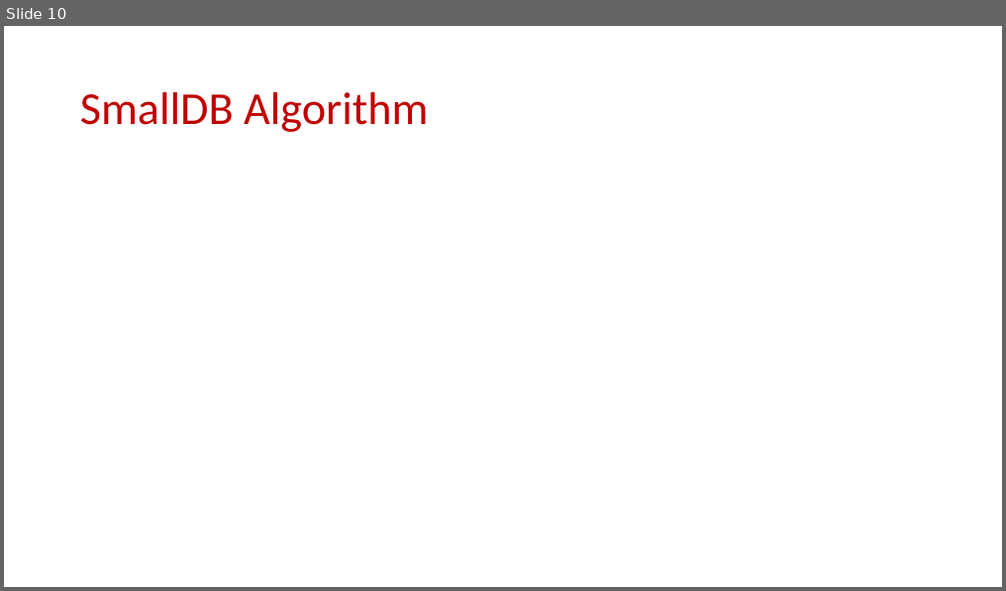
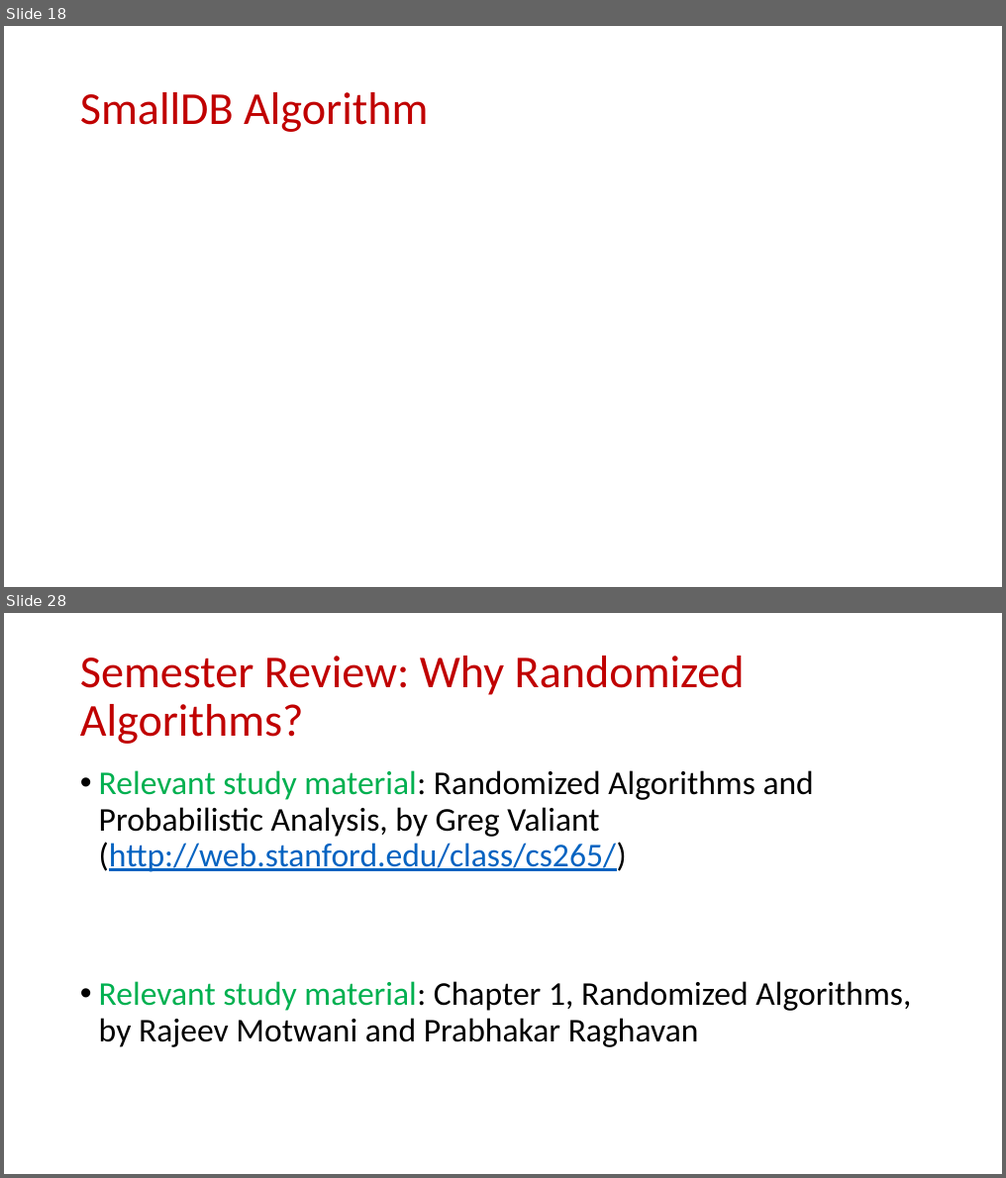
Before and after one commit to samsonzhou/samsonzhou.github.io, a slide deck: CSCE658-S24/L22.pptx. Shown one above the other, each under a label of ours: slide 10 before the commit, slides 18 and 28 after it; the slides between them are not shown. The pictures are 1006x591 and 1006x1178 pixels, drawn with LibreOffice and Linux fonts; fonts in the diff are those of the drawing; grey boxes stand for pictures. Boxes give left, top, right and bottom in pixels: in the first picture for what was removed or moved away, otherwise in the second. Text is boxed around its words. In the diff, an @@ line names an element or a change of style, - is before the commit and + after.

```diff
--- a/CSCE658-S24/L22.pptx
+++ b/CSCE658-S24/L22.pptx
@@ slide 28 added at bbox=[4, 613, 1002, 1174], background #FFFFFF @@
@@ title added at bbox=[80, 656, 745, 744], 44 pt, text #C00000 @@
+Semester Review: Why Randomized Algorithms?
@@ text added at bbox=[99, 770, 911, 1048], 32 pt, text #000000 @@
+• Relevant study material: Randomized Algorithms and Probabilistic Analysis, by Greg Valiant (http://web.stanford.edu/class/cs265/)
+• Relevant study material: Chapter 1, Randomized Algorithms, by Rajeev Motwani and Prabhakar Raghavan
@@ what was slide 10 is now slide 18 @@
```
Also in this commit, not shown: 1 slide changed, 34 other slides added.
